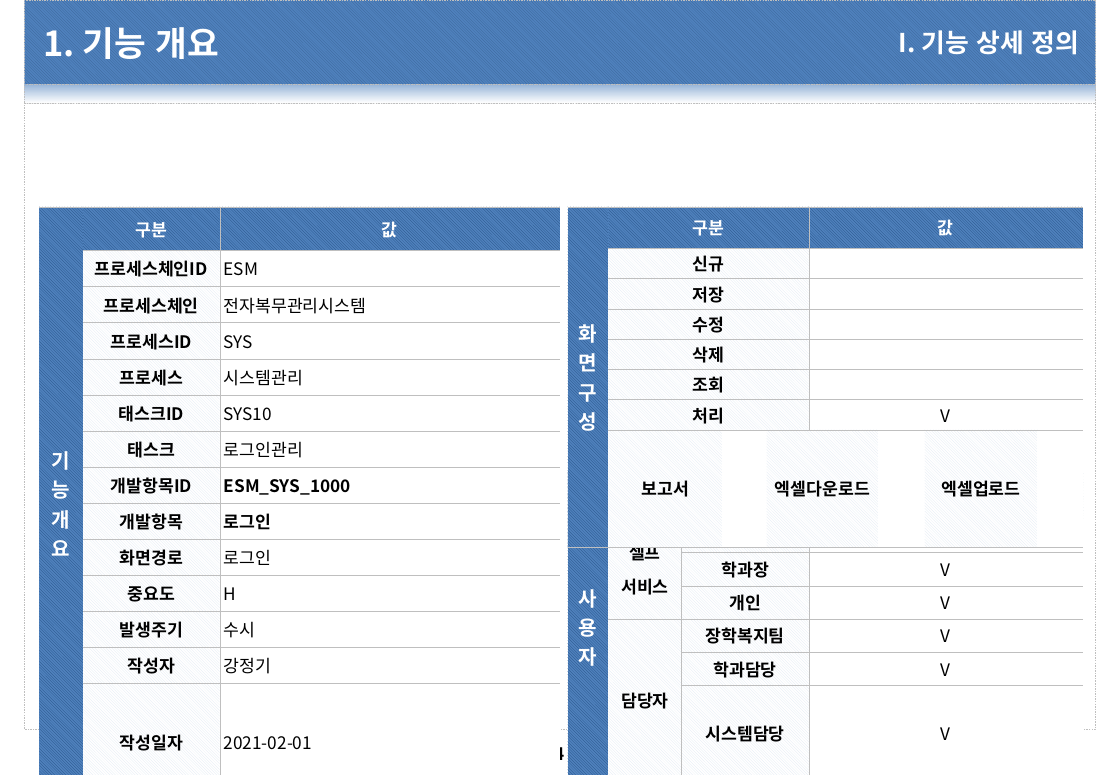
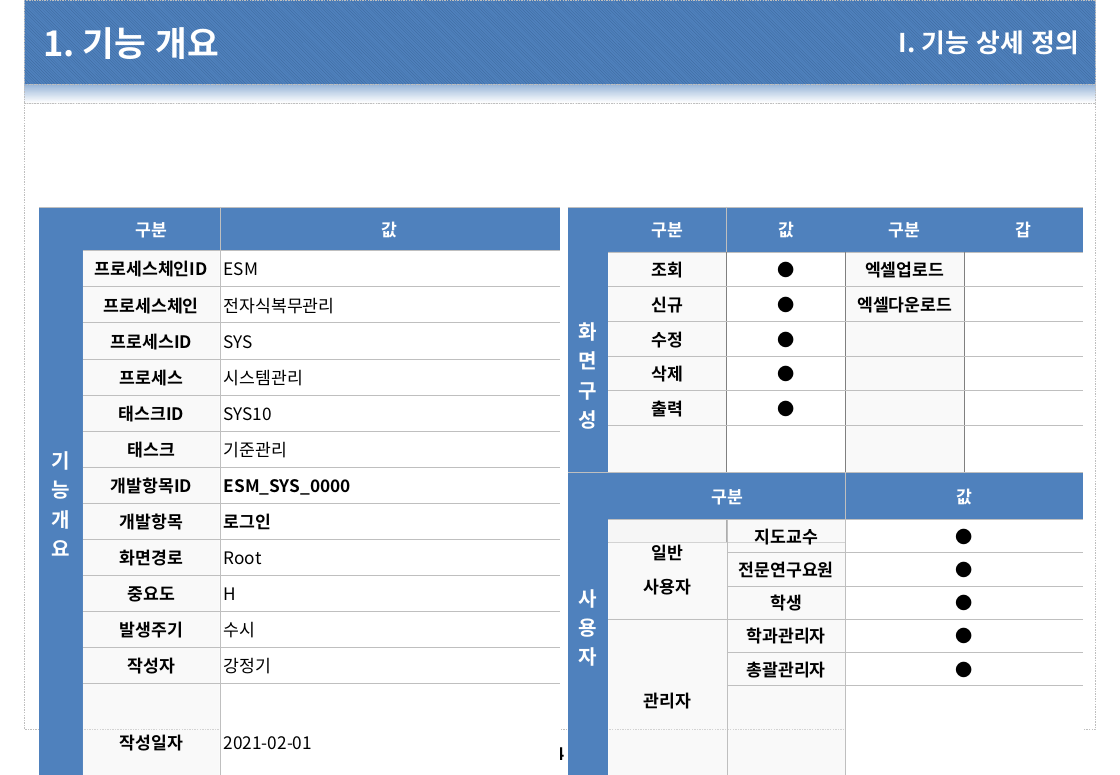
Before and after one commit to dims1111/ESM, a slide deck: slide 4 of document/30.설계(DP)/DP-1030.UI 설계서/DP-1030.설계서_ESM_SYS_0000.로그인_20210201_v1.0.pptx. Drawn at 1120x775 pixels with LibreOffice and Linux fonts; fonts in the diff are those of the drawing; background and template pictures are left out. Boxes give left, top, right and bottom in pixels: in the first picture for what was removed or moved away, otherwise in the second. Text is boxed around its words. In the diff, an @@ line names an element or a change of style, - is before the commit and + after.

```diff
--- a/document/30.설계(DP)/DP-1030.UI 설계서/DP-1030.설계서_ESM_SYS_0000.로그인_20210201_v1.0.pptx
+++ b/document/30.설계(DP)/DP-1030.UI 설계서/DP-1030.설계서_ESM_SYS_0000.로그인_20210201_v1.0.pptx
@@ table at [39, 207, 559, 755] @@
-row 3, column 3: 전자복무관리시스템
+row 3, column 3: 전자식복무관리
-row 7, column 3: 로그인관리
+row 7, column 3: 기준관리
-row 8, column 3: ESM_SYS_1000
+row 8, column 3: ESM_SYS_0000
-row 10, column 3: 로그인
+row 10, column 3: Root
@@ fill pattern #1F497D on #4F81BD to #4F81BD in row 1 @@
@@ fill pattern #DCE6F2 on #FFFFFF to #F2F2F2 at 40% opacity in 13 cells @@
@@ table at [568, 207, 1084, 615] @@
-화면 구성 | 구분 |  |  | 값 |  |  | 
- | 신규 |  |  |  |  |  | 
- | 저장 |  |  |  |  |  | 
- | 수정 |  |  |  |  |  | 
- | 삭제 |  |  |  |  |  | 
- | 조회 |  |  |  |  |  | 
- | 처리 |  |  | V |  |  | 
- | 보고서 |  | 엑셀다운로드 |  |  | 엑셀업로드 | 
+화면 구성 | 구분 | 값 | 구분 | 갑
+ | 조회 | ● | 엑셀업로드 | 
+ | 신규 | ● | 엑셀다운로드 | 
+ | 수정 | ● |  | 
+ | 삭제 | ● |  | 
+ | 출력 | ● |  | 
+ | 생성 |  |  | 
@@ table at [568, 473, 1085, 718] @@
-row 2:  | 셀프 / 서비스 | 팀장 | V
+row 2:  | 일반 / 사용자 | 지도교수 | ●
-row 3, column 3: 학과장
+row 3, column 3: 전문연구요원
-row 3, column 4: V
+row 3, column 4: ●
-row 4, column 3: 개인
+row 4, column 3: 학생
-row 4, column 4: V
+row 4, column 4: ●
-row 5:  | 담당자 | 장학복지팀 | V
+row 5:  | 관리자 | 학과관리자 | ●
-row 6, column 3: 학과담당
+row 6, column 3: 총괄관리자
-row 6, column 4: V
+row 6, column 4: ●
-row 7, column 3: 시스템담당
+row 7, column 3: 
-row 7, column 4: V
+row 7, column 4: 
@@ fill pattern #1F497D on #4F81BD to #4F81BD in 3 cells @@
@@ fill pattern #DCE6F2 on #FFFFFF to #F2F2F2 at 40% opacity in 8 cells @@
```
Also in this commit, not shown: 5 other slides changed, 6 other files.
